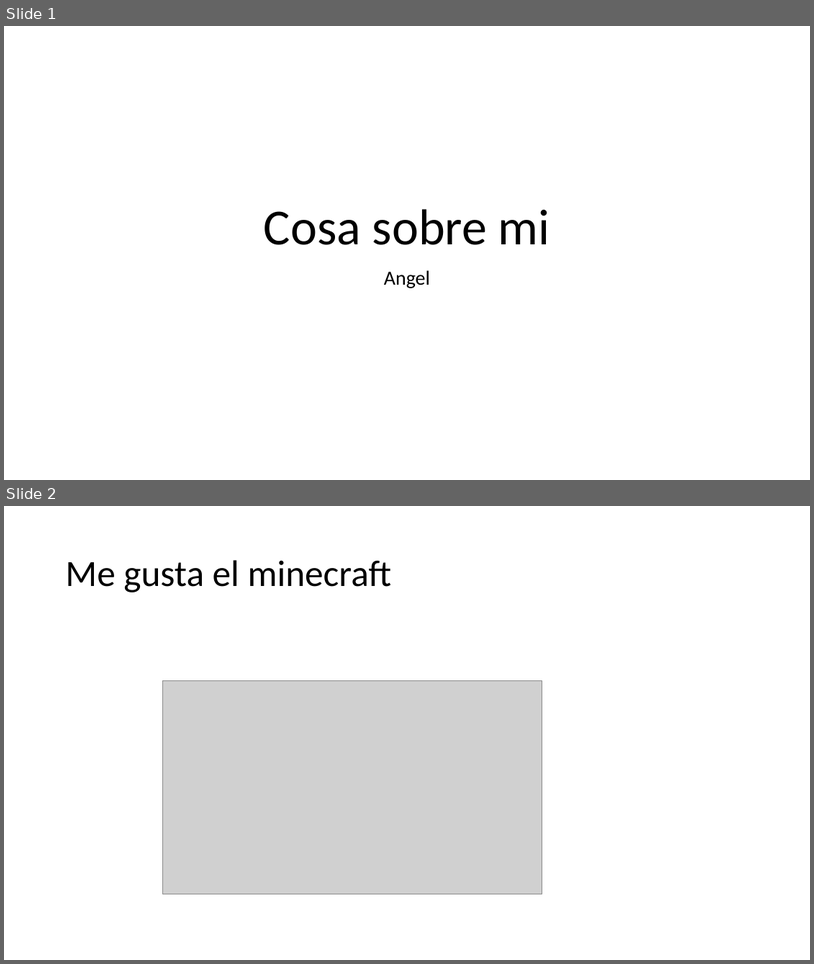
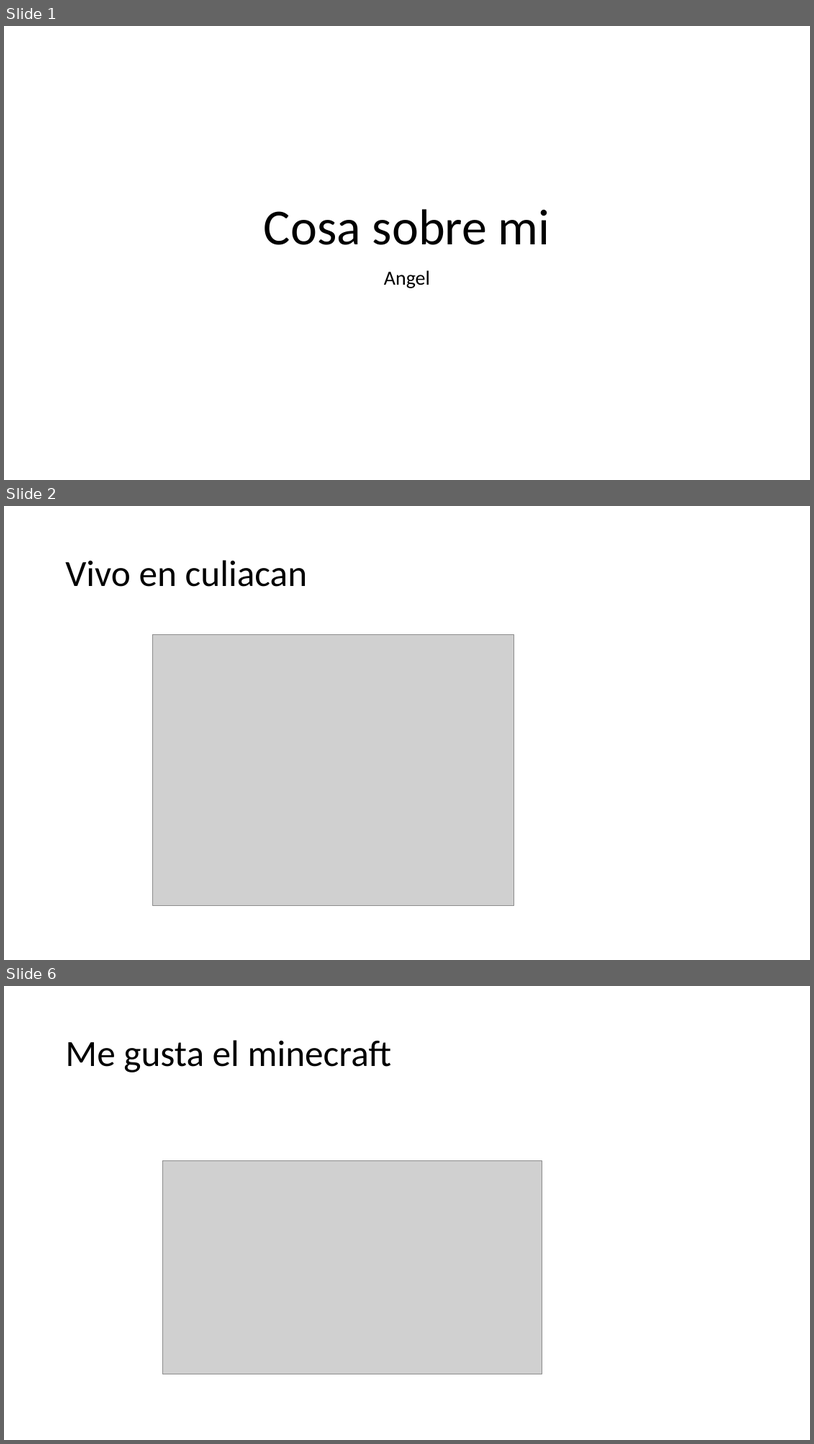
Before and after one commit to angelzzz2/culturadigital2, a slide deck: Parcial 1/Practica 2 parcial 1.pptx. Shown one above the other, each under a label of ours: slides 1 and 2 before the commit, slides 1, 2 and 6 after it; the slides between them are not shown. The pictures are 814x964 and 814x1444 pixels, drawn with LibreOffice and Linux fonts; fonts in the diff are those of the drawing; grey boxes stand for pictures. Boxes give left, top, right and bottom in pixels: in the first picture for what was removed or moved away, otherwise in the second. Text is boxed around its words. In the diff, an @@ line names an element or a change of style, - is before the commit and + after.

```diff
--- a/Parcial 1/Practica 2 parcial 1.pptx
+++ b/Parcial 1/Practica 2 parcial 1.pptx
@@ slide 2 added at (4, 506, 810, 960), background #FFFFFF @@
@@ title added at (65, 560, 308, 587), 44 pt, text #000000 @@
+Vivo en culiacan
@@ picture added at (153, 635, 514, 906) @@
@@ what was slide 2 is now slide 6 @@
```
Also in this commit, not shown: 3 other slides added.
